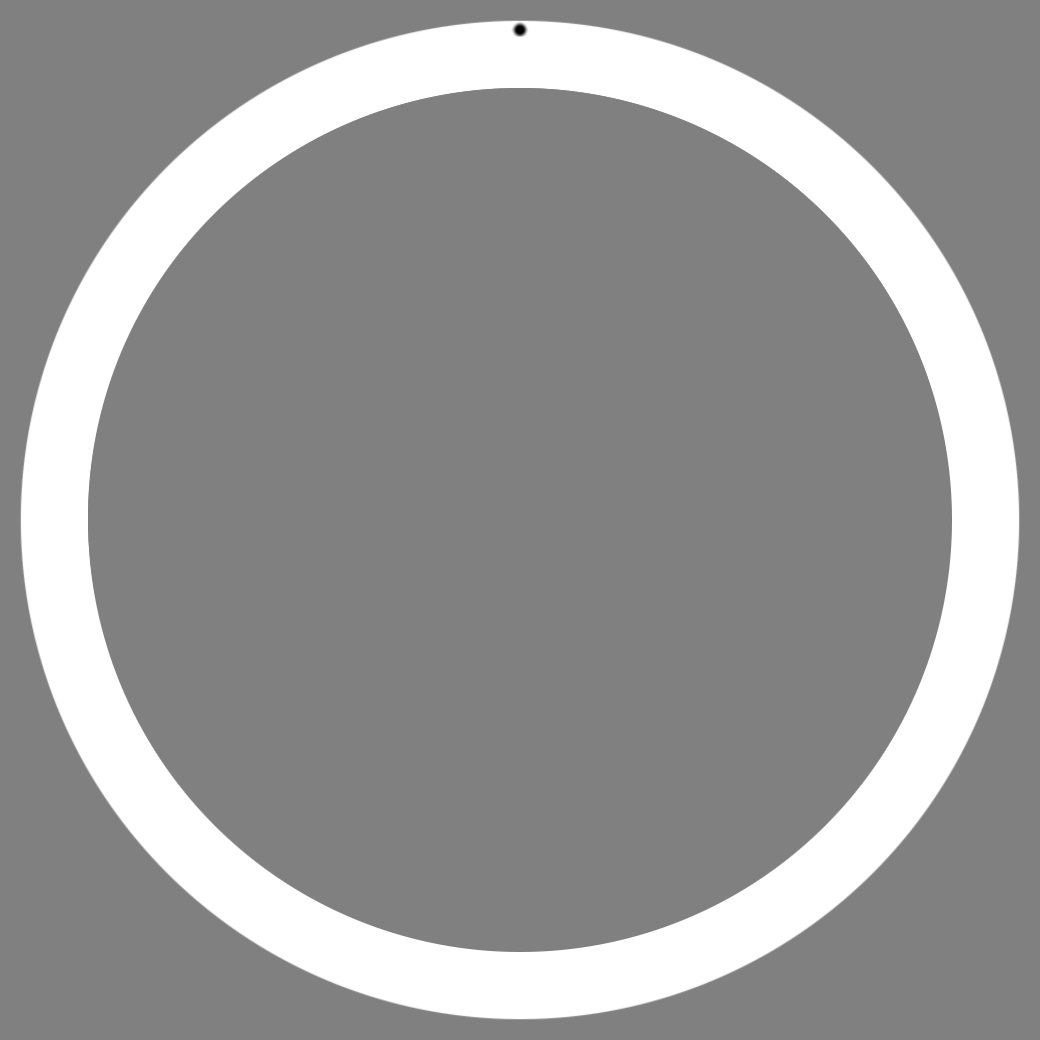
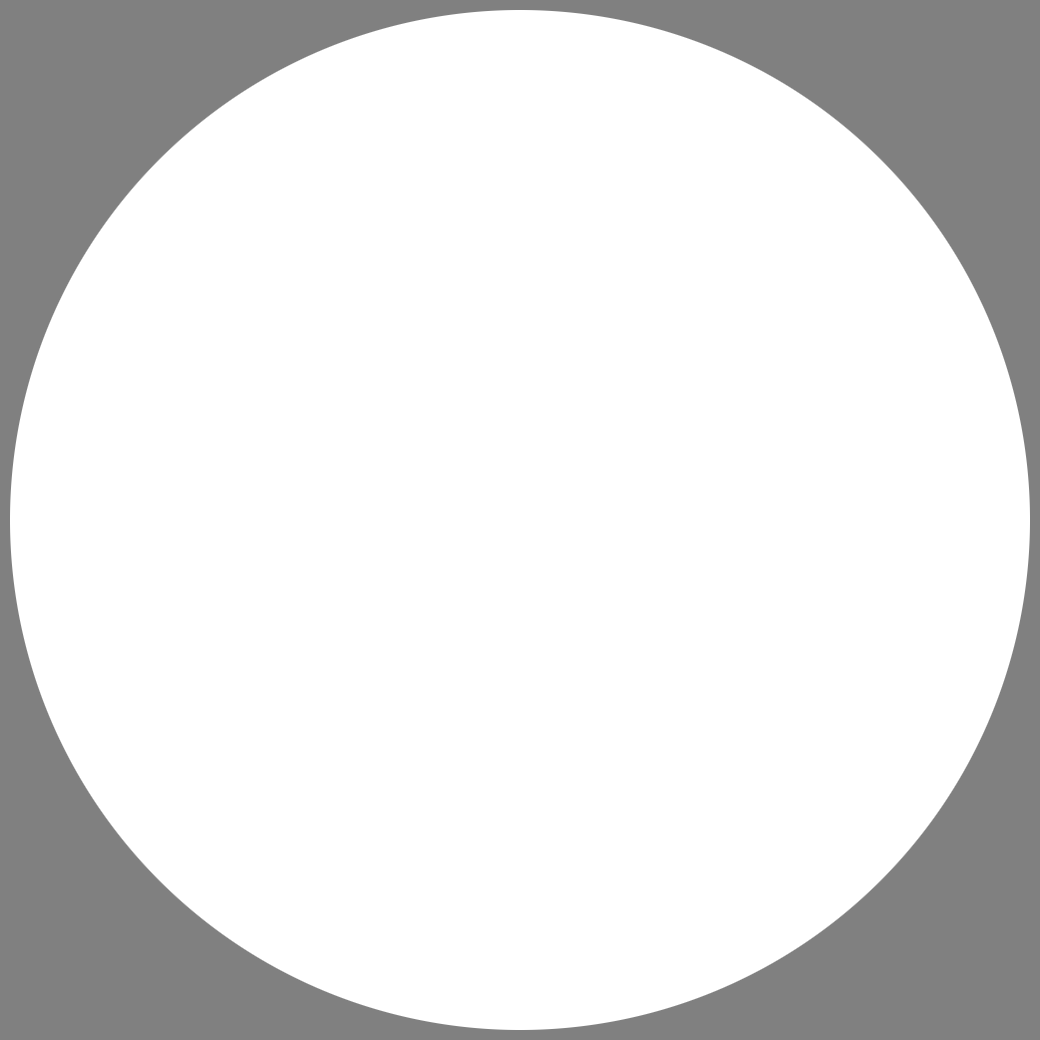
Revision of a layered 1040 × 1040 image; what changed, layer by layer:
painted on "Hintergrund" over [10, 10, 1030, 1030]
